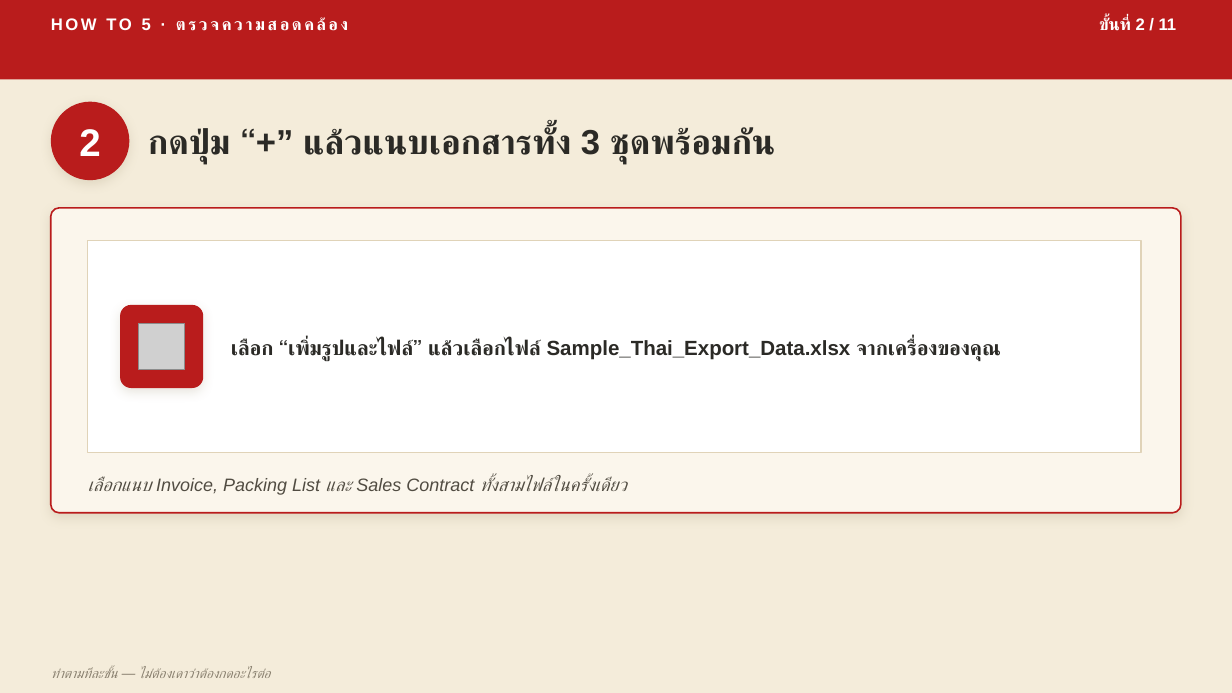
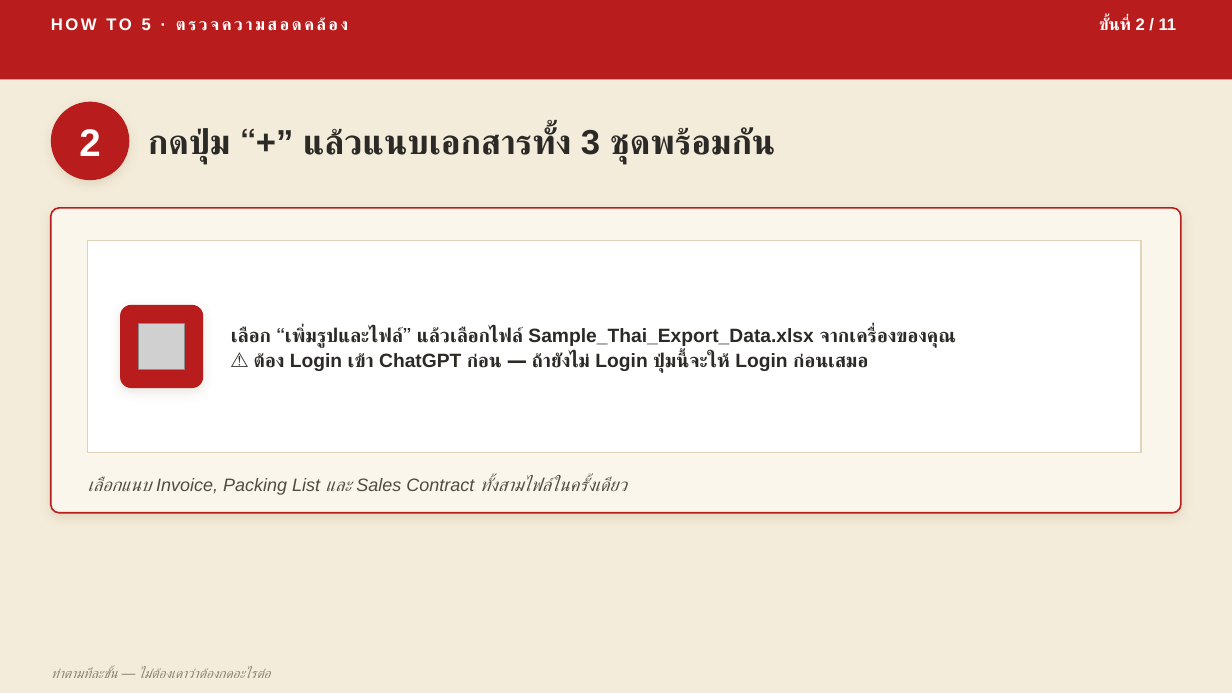
Before and after one commit to skunpoj/krungsri, a slide deck: slide 73 of deck/out3.pptx (slide 72 before the commit). Drawn at 1232x693 pixels with LibreOffice and Linux fonts; fonts in the diff are those of the drawing; grey boxes stand for pictures. Boxes give left, top, right and bottom in pixels: in the first picture for what was removed or moved away, otherwise in the second. Text is boxed around its words. In the diff, an @@ line names an element or a change of style, - is before the commit and + after.

```diff
--- a/deck/out3.pptx
+++ b/deck/out3.pptx
@@ text at [231, 327, 956, 348]: size 16 to 15 pt in "เลือก “เพิ่มรูปและไฟล์” แล้วเลือกไฟล์ Sample_Thai_Export_Dat ..." @@
@@ text at [254, 353, 868, 372]: paragraph added @@
+⚠ ต้อง Login เข้า ChatGPT ก่อน — ถ้ายังไม่ Login ปุ่มนี้จะให้ Login ก่อนเสมอ
```
Also in this commit, not shown: 5 other slides changed, 1 slide added, 2 other files.
